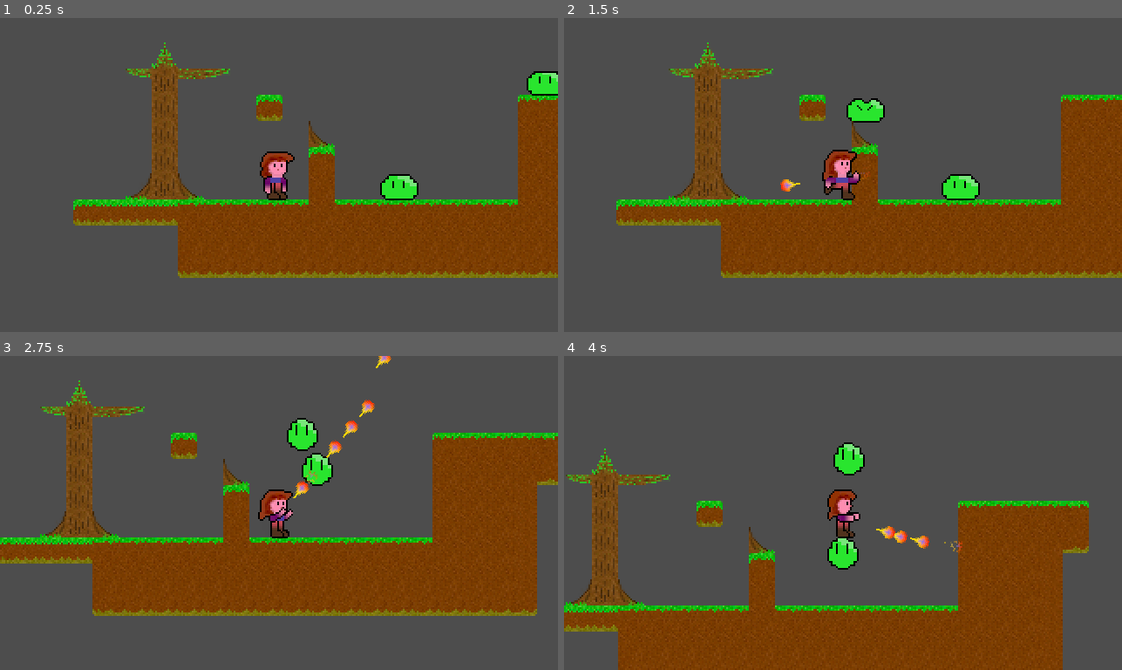
Above: before the commit, frames 1-4 (two rows, left to right).
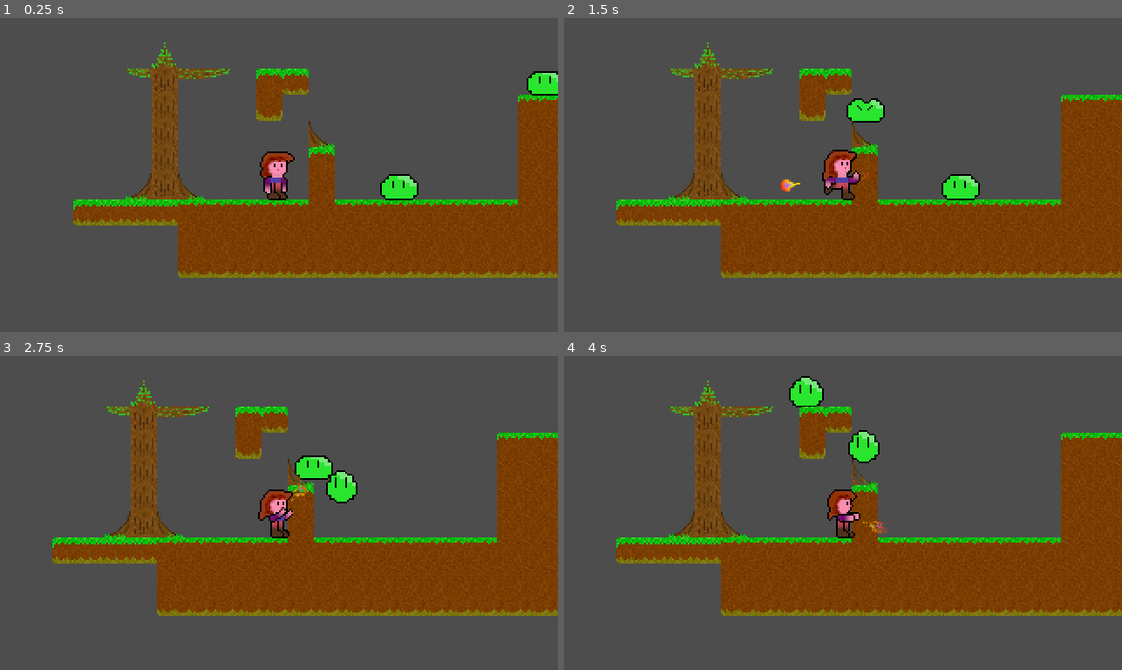
Above: after the commit, the same moments.

Repository: Teaching-myself-Godot/godot-zelia
Game: Godot game, scene res://game.tscn
Two runs of this game, one before a commit and one after it. Both use one fixed random seed, a clock stepped at 60 frames per second and the inputs below.
Inputs (mouse positions are in pixels of both pictures, inside the frame that each line leads up to):
- Up to frame 1 (0.25 s): no input
- Up to frame 2 (1.5 s): move the mouse to (965, 159) at 0.52 s; press the mouse at (965, 159) at 0.53 s; hold D (Run right) from 0.53 s (still down); tap W (Jump) at 0.77 s; move the mouse to (731, 190) at 1.27 s; release the mouse at (731, 190) at 1.28 s; click (731, 190) at 1.35 s
- Up to frame 3 (2.75 s): tap W (Jump) at 1.52 s; move the mouse to (334, 443) at 2.02 s; release D (Run right) at 2.03 s; press the mouse at (334, 443) at 2.03 s; hold A (Run left) from 2.03 s (still down)
- Up to frame 4 (4 s): move the mouse to (815, 575) at 2.77 s; release A (Run left) at 2.78 s; release the mouse at (815, 575) at 2.78 s; hold D (Run right) from 2.78 s (still down); click (815, 575) at 2.85 s; tap W (Jump) at 3.02, 3.77 s; move the mouse to (1010, 560) at 3.52 s; press the mouse at (1010, 560) at 3.53 s

The runs differ from the first frame. In frame 1, 0.9% of the frame differs, in the area x 45-56%, y 16-33%; in frame 2, 0.9%; in frame 3, 20%; in frame 4, 43%, in the area x 0-100%, y 6-100%.

Commit message:
Adds cracked_renditions to BreakableTile script.

Diff:
--- a/game.tscn
+++ b/game.tscn
@@ -9,7 +9,7 @@
 script = ExtResource("1_jeeol")
 
 [node name="BreakableTerrains" parent="." instance=ExtResource("2_jossf")]
-layer_0/tile_data = PackedInt32Array(131079, 262144, 1, 196617, 327682, 0)
+layer_0/tile_data = PackedInt32Array(131079, 65536, 2, 196617, 327682, 0, 65544, 262144, 1, 65543, 65536, 0)
 metadata/breakable = true
 
 [node name="Terrains" parent="." instance=ExtResource("2_jossf")]
--- a/tiles/breakable_tile.gd
+++ b/tiles/breakable_tile.gd
@@ -5,13 +5,29 @@
 @export var texture_pos : Vector2i
 @export var collisigon  : PackedVector2Array
 
+var start_hp            : float
+var cracked_renditions  : Array
+
 func _ready():
-	$Sprite2D.set_texture(texture)
+	cracked_renditions = TextureRenditions.get_cracked_renditions(texture.get_rid().get_id(), texture.get_image())
+	$Sprite2D.set_texture(cracked_renditions[0])
 	$Sprite2D.region_rect = Rect2(texture_pos.x, texture_pos.y, 15, 15)
 	$CollisionPolygon2D.polygon = collisigon
-
+	start_hp = hp
 
 func take_damage(dmg : float):
 	hp -= dmg
 	if hp <= 0:
 		queue_free()
+
+	var perc = hp / start_hp
+	if perc > .9:
+		$Sprite2D.set_texture(cracked_renditions[0])
+	elif perc > .8:
+		$Sprite2D.set_texture(cracked_renditions[1])
+	elif perc > .6:
+		$Sprite2D.set_texture(cracked_renditions[2])
+	elif perc > .3:
+		$Sprite2D.set_texture(cracked_renditions[3])
+	else:
+		$Sprite2D.set_texture(cracked_renditions[4])
